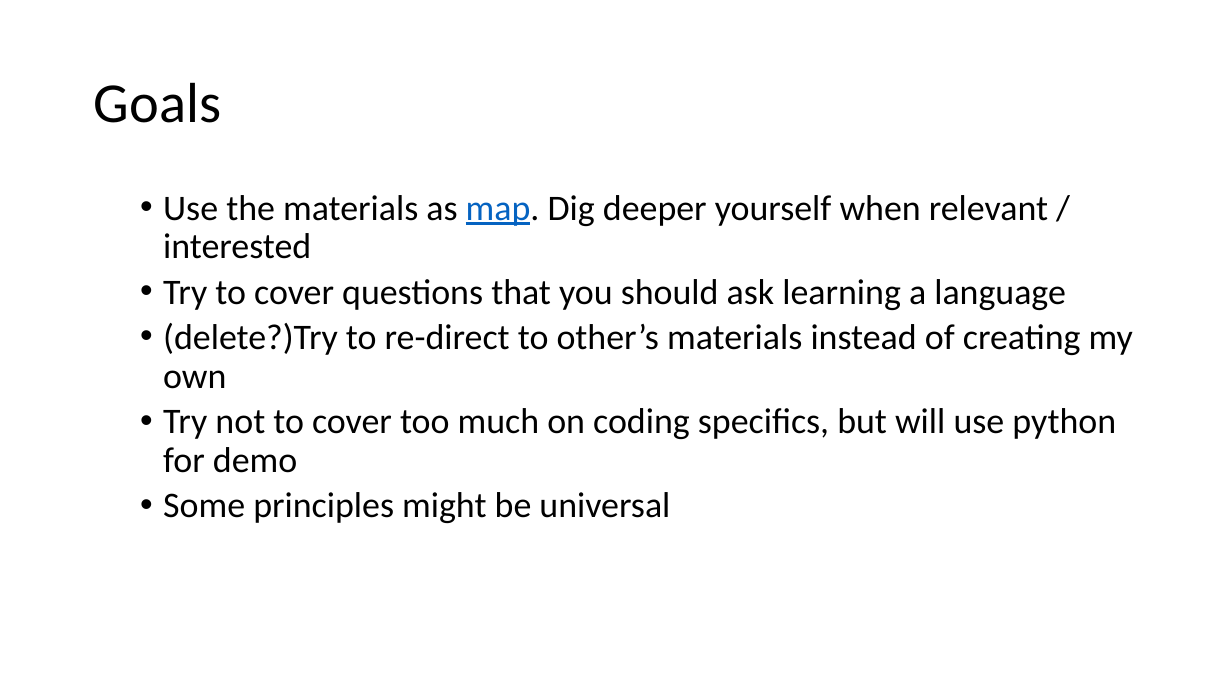
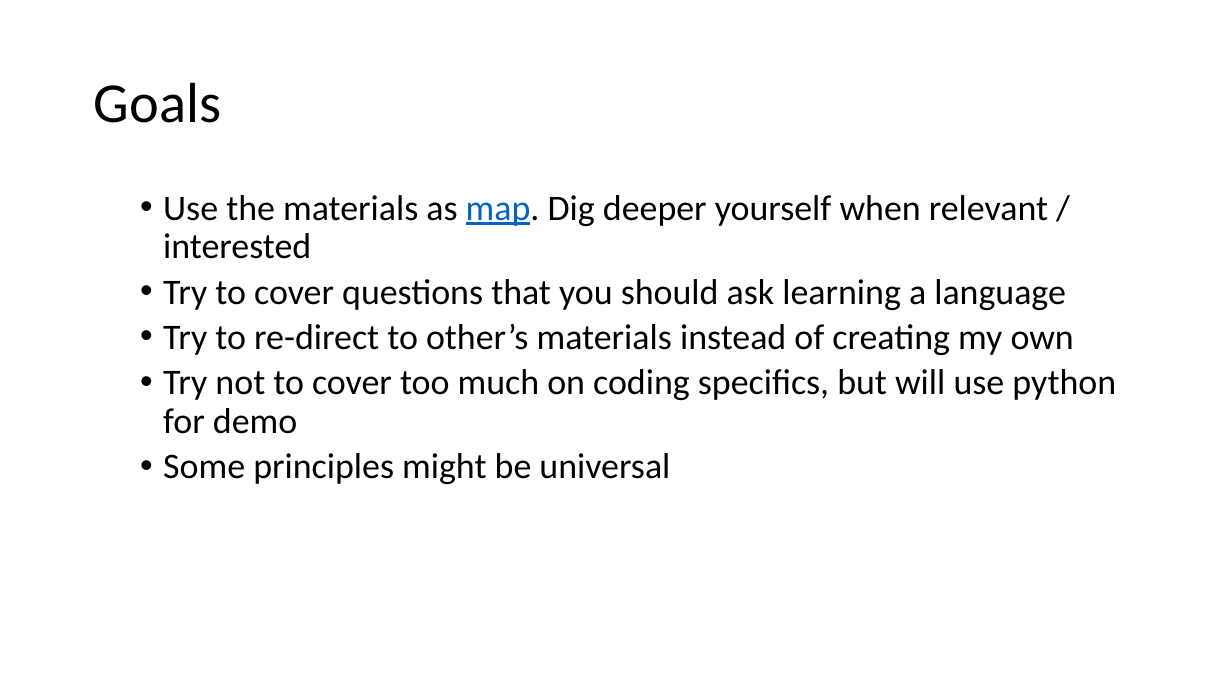
Before and after one commit to senine/workshop, a slide deck: slide 3 of Intro.pptx. Drawn at 1232x693 pixels with LibreOffice and Linux fonts; fonts in the diff are those of the drawing. Boxes give left, top, right and bottom in pixels: in the first picture for what was removed or moved away, otherwise in the second. Text is boxed around its words. In the diff, an @@ line names an element or a change of style, - is before the commit and + after.

```diff
--- a/Intro.pptx
+++ b/Intro.pptx
@@ text at (163,324,1074,355): text changed @@
-  • (delete?)Try to re-direct to other’s materials instead of creating my own
+  • Try to re-direct to other’s materials instead of creating my own
```
Also in this commit, not shown: 2 other slides changed, 2 slides added, 1 slide removed, 9 other files.
